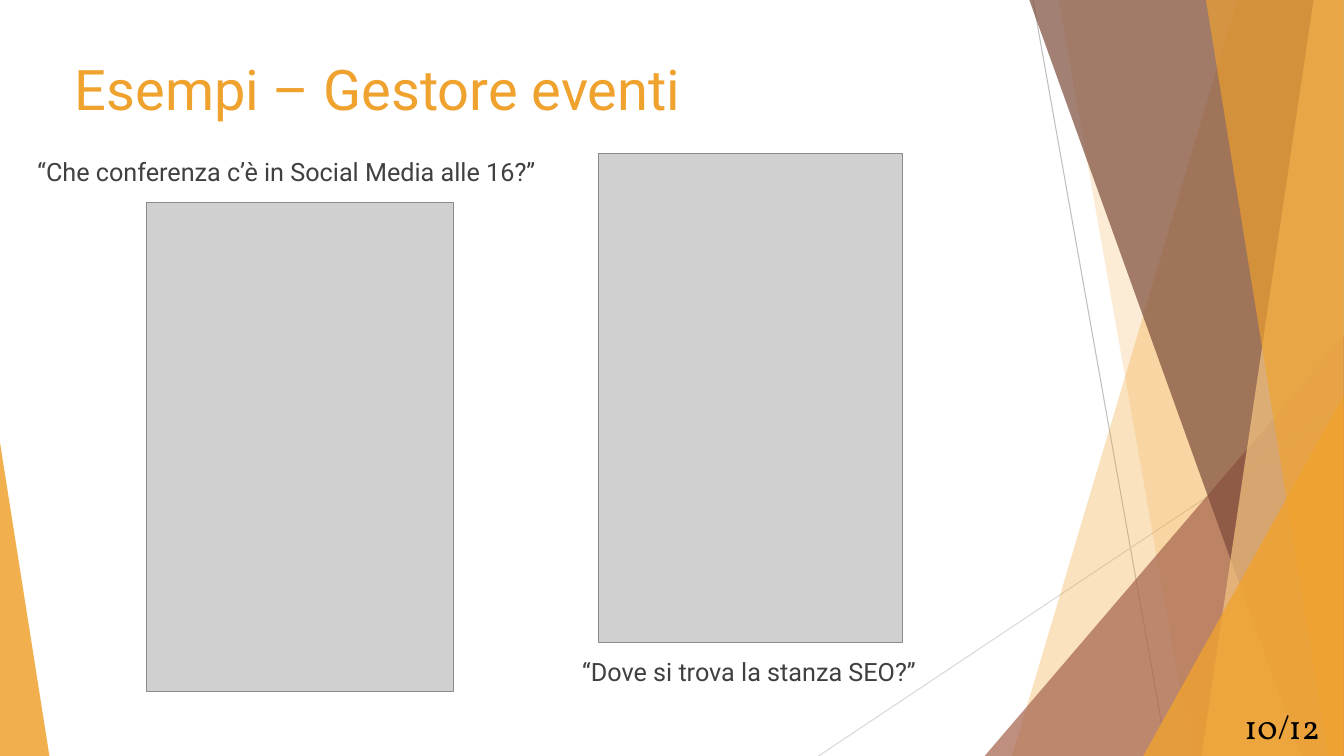
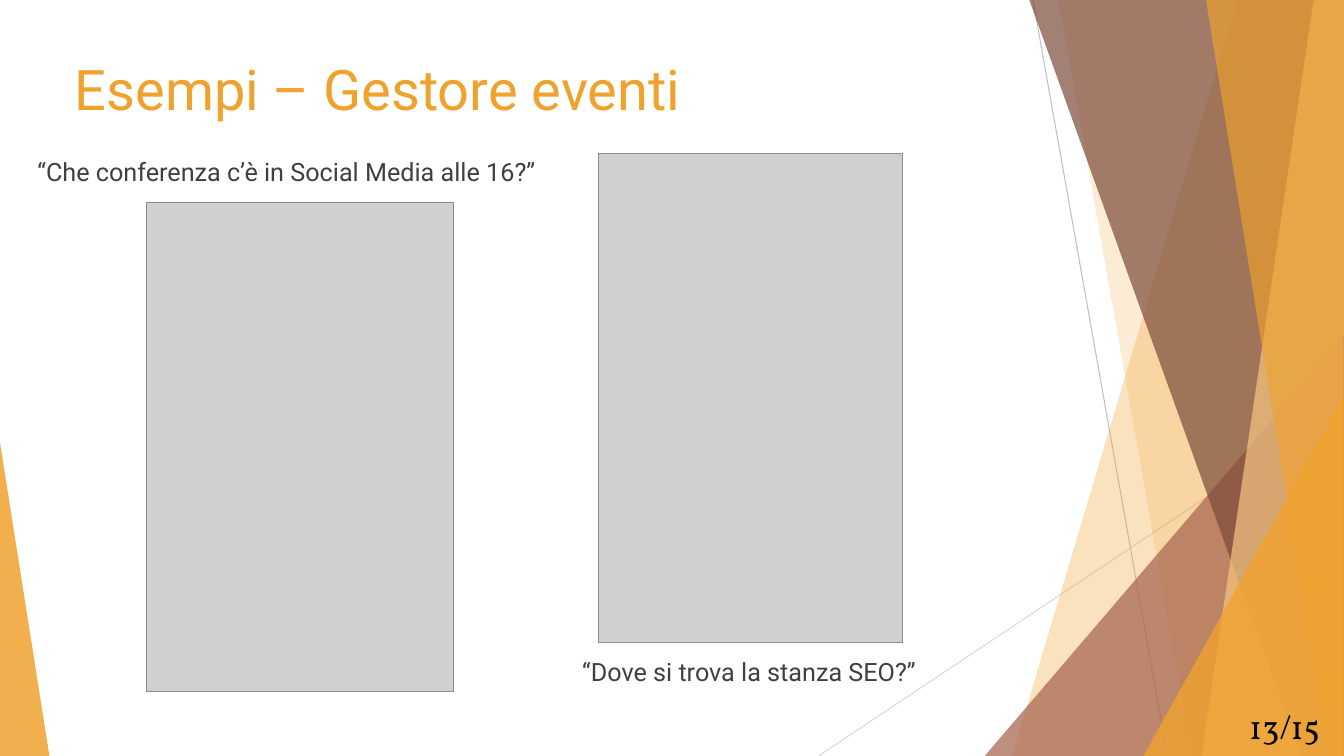
Before and after one commit to Mou95/Tesi, a slide deck: slide 13 of Presentazione_tesi.pptx (slide 10 before the commit). Drawn at 1344x756 pixels with LibreOffice and Linux fonts; fonts in the diff are those of the drawing; grey boxes stand for pictures. Boxes give left, top, right and bottom in pixels: in the first picture for what was removed or moved away, otherwise in the second. Text is boxed around its words. In the diff, an @@ line names an element or a change of style, - is before the commit and + after.

```diff
--- a/Presentazione_tesi.pptx
+++ b/Presentazione_tesi.pptx
@@ text at [1249,715,1320,745]: text changed @@
-10/12
+13/15
```
Also in this commit, not shown: 11 other slides changed, 3 slides added, 2 other files.
